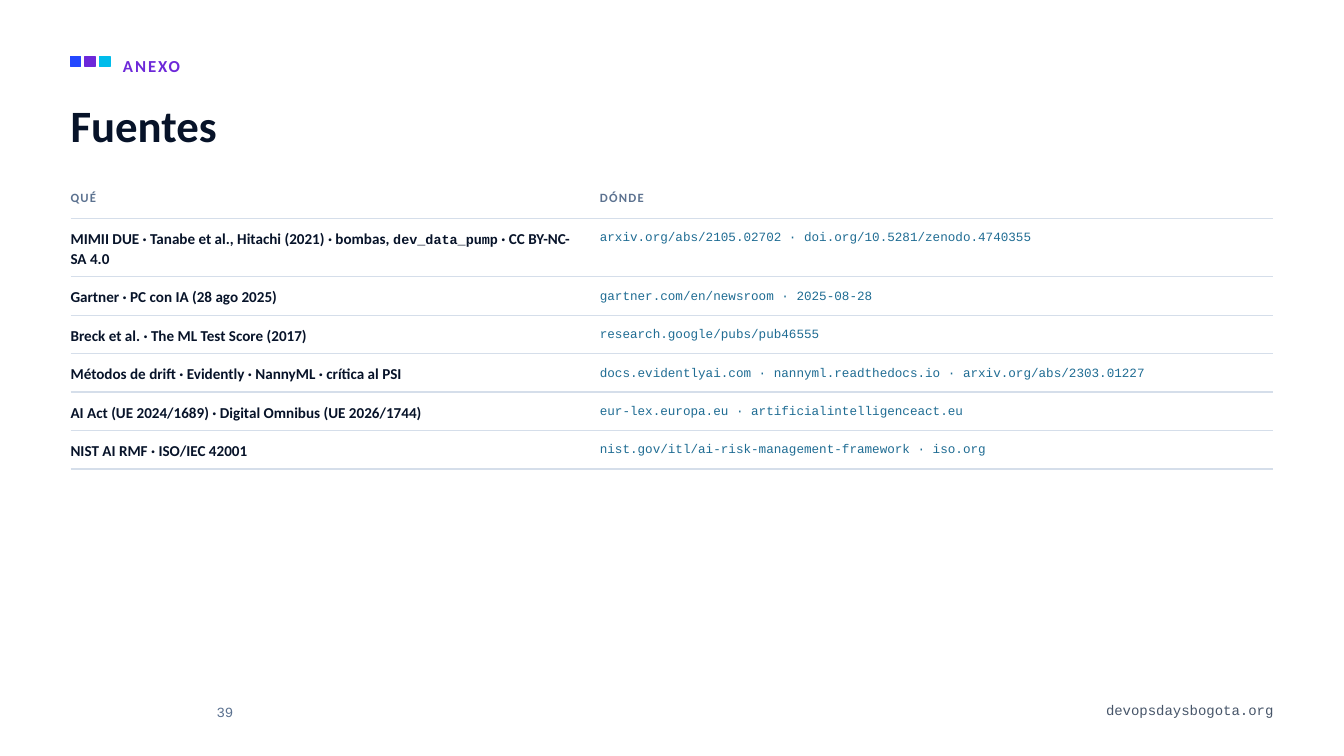
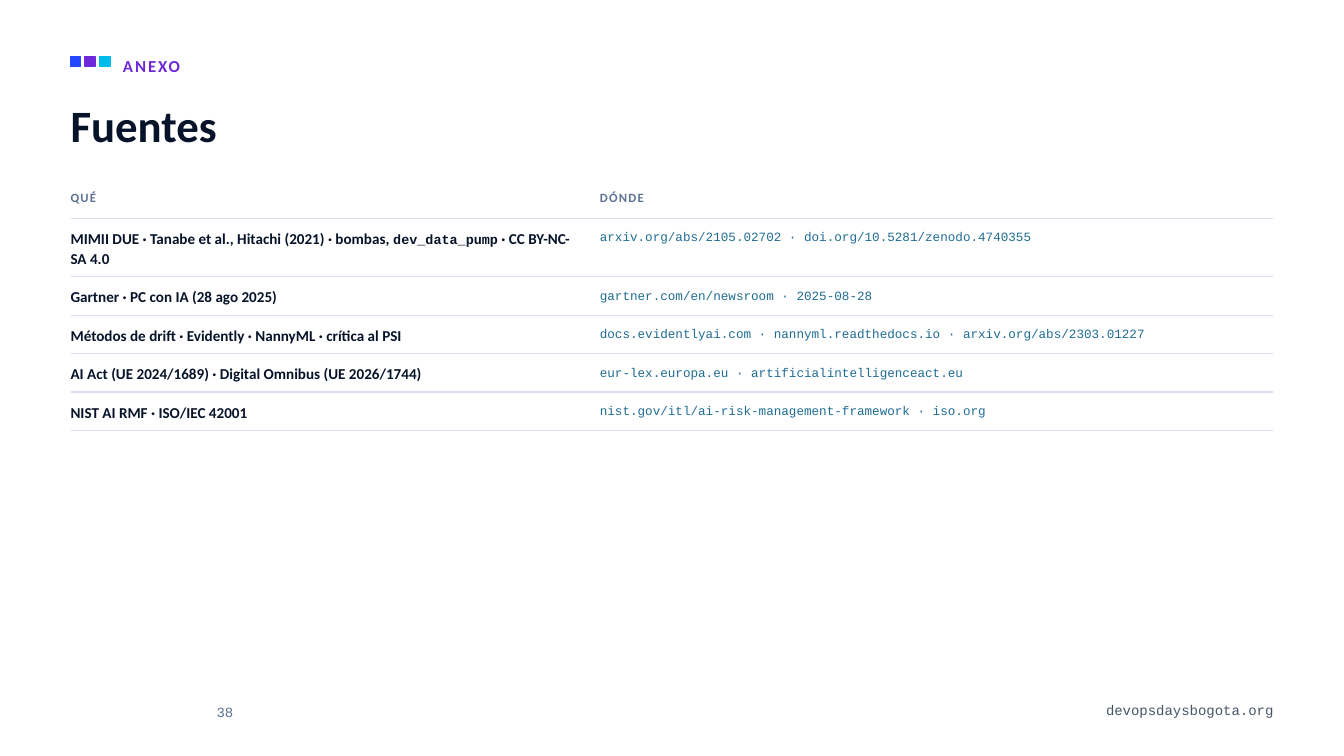
Before and after one commit to alejandro945/mlops-a-ciegas, a slide deck: slide 38 of talk/MLOps-a-ciegas-DevOpsDays-Bogota-2026.pptx (slide 39 before the commit). Drawn at 1344x756 pixels with LibreOffice and Linux fonts; fonts in the diff are those of the drawing; background and template pictures are left out. Boxes give left, top, right and bottom in pixels: in the first picture for what was removed or moved away, otherwise in the second. Text is boxed around its words. In the diff, an @@ line names an element or a change of style, - is before the commit and + after.

```diff
--- a/talk/MLOps-a-ciegas-DevOpsDays-Bogota-2026.pptx
+++ b/talk/MLOps-a-ciegas-DevOpsDays-Bogota-2026.pptx
@@ text removed at <box>600,329,819,341</box> @@
-research.google/pubs/pub46555
@@ text removed at <box>71,330,307,343</box> @@
-Breck et al. · The ML Test Score (2017)
@@ 6 texts: place and size @@
-6 texts at <box>71,368,1145,457</box>
+6 texts at <box>71,329,1145,419</box>
@@ line removed from (71, 469) to (1273, 469) @@
@@ page number at <box>217,707,234,717</box>: text changed @@
-39
+38
```
Also in this commit, not shown: 14 other slides changed, 1 slide removed, 7 other files.
